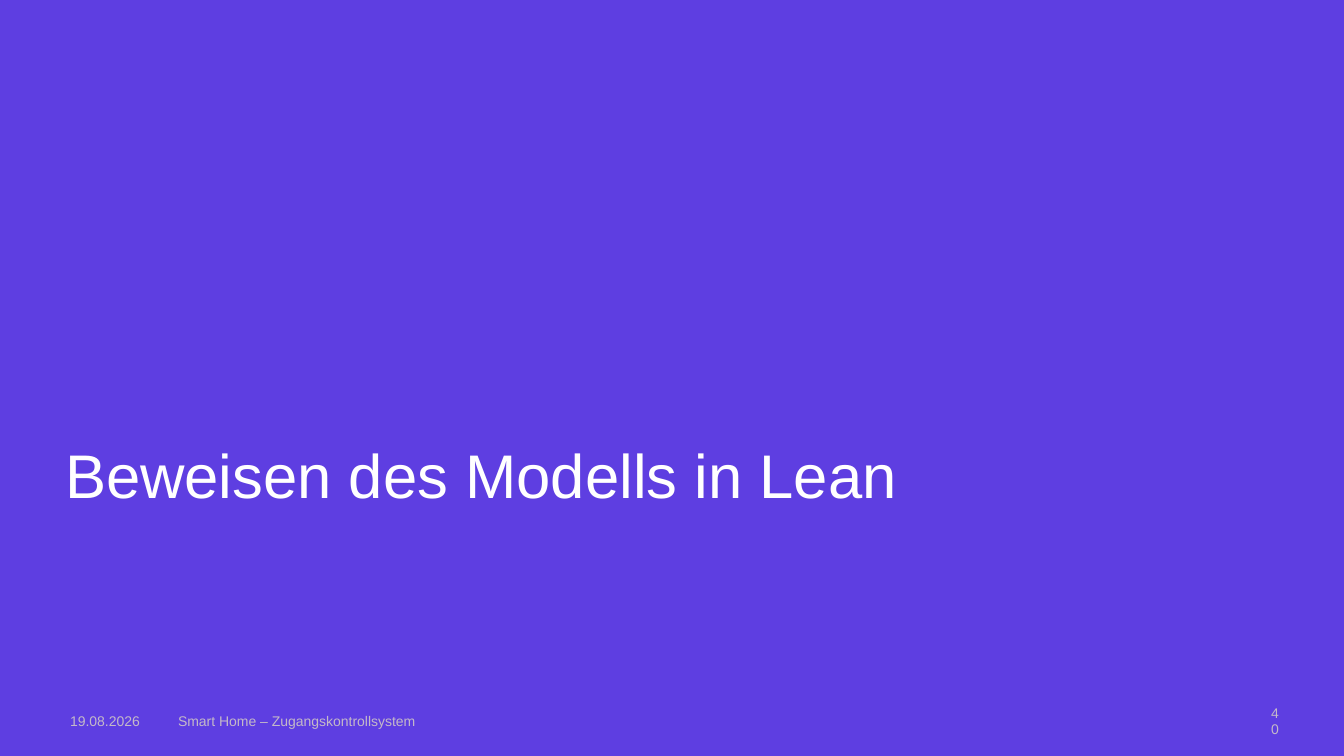
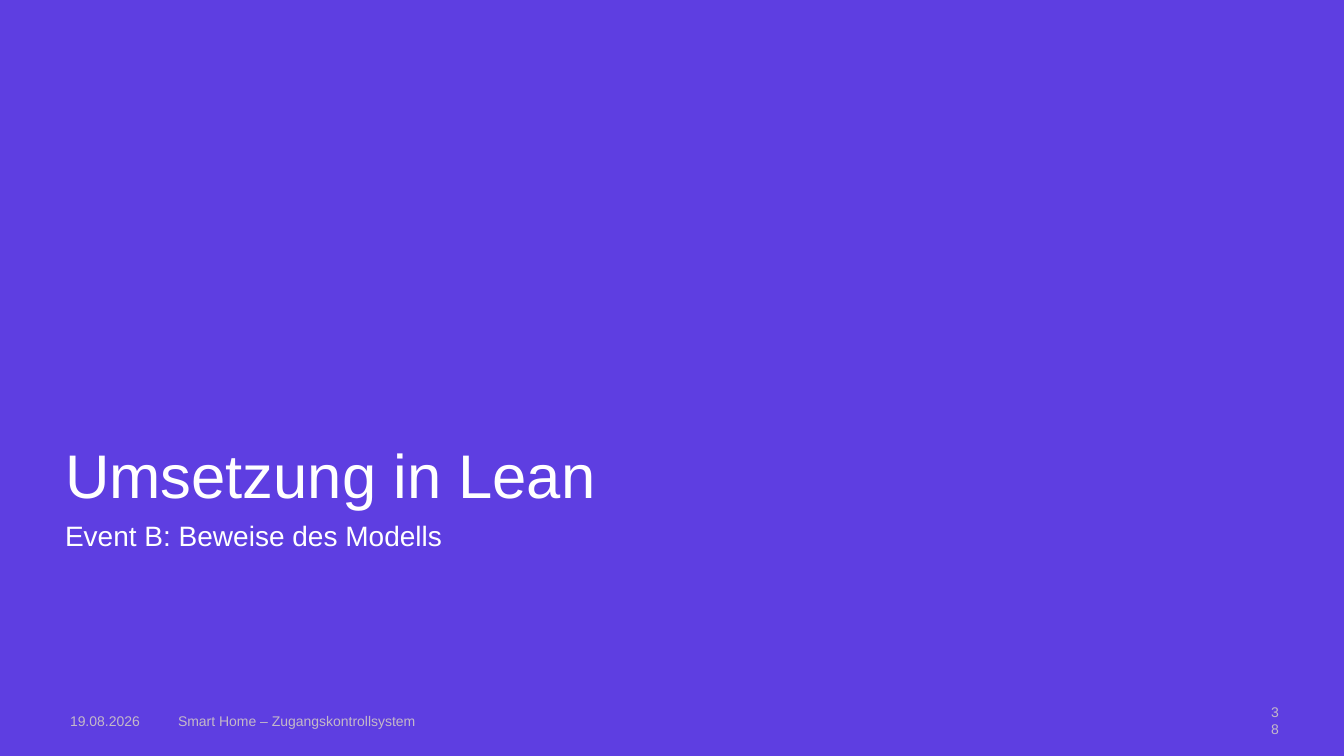
Before and after one commit to AnnaLiviaMartin/rs-smart-home, a slide deck: slide 38 of presentation/Smart_Home_Zugangskontrollsystem.pptx (slide 40 before the commit). Drawn at 1344x756 pixels with LibreOffice and Linux fonts; fonts in the diff are those of the drawing; background and template pictures are left out. Boxes give left, top, right and bottom in pixels: in the first picture for what was removed or moved away, otherwise in the second. Text is boxed around its words. In the diff, an @@ line names an element or a change of style, - is before the commit and + after.

Commit message:
feat: start adding lean presentation part

```diff
--- a/presentation/Smart_Home_Zugangskontrollsystem.pptx
+++ b/presentation/Smart_Home_Zugangskontrollsystem.pptx
@@ title at box(65, 453, 595, 510): text changed @@
-Beweisen des Modells in Lean
+Umsetzung in Lean
@@ text added at box(65, 525, 442, 547), 20 pt, text #FFFFFF @@
+Event B: Beweise des Modells
@@ page number at box(1265, 708, 1285, 735): text changed @@
-40
+38
```
Also in this commit, not shown: 24 other slides changed, 20 slides added, 1 slide removed.
